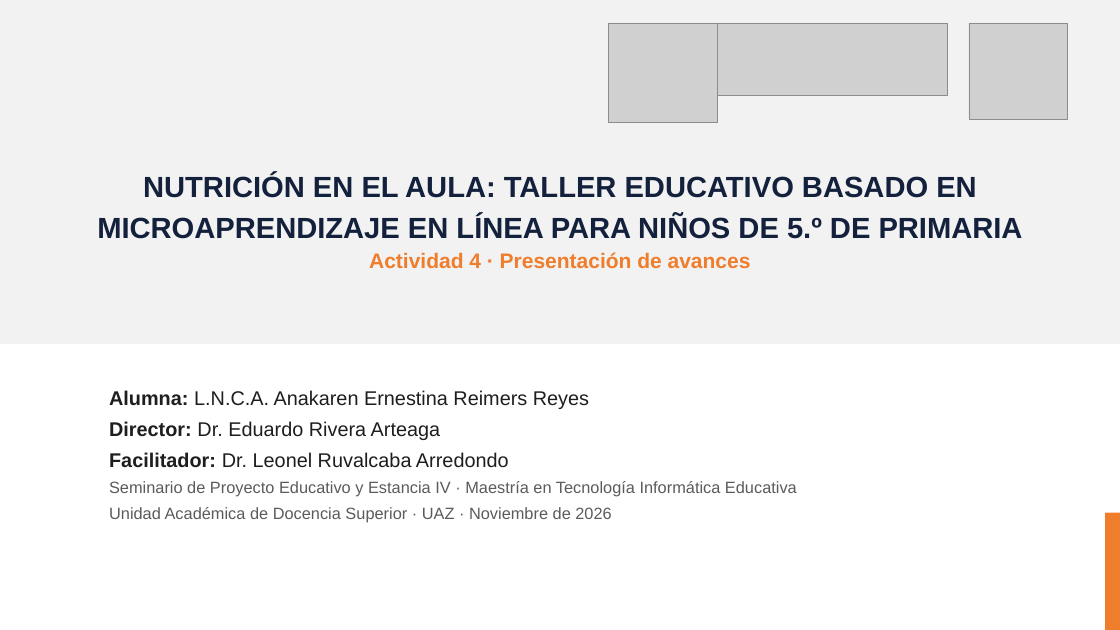
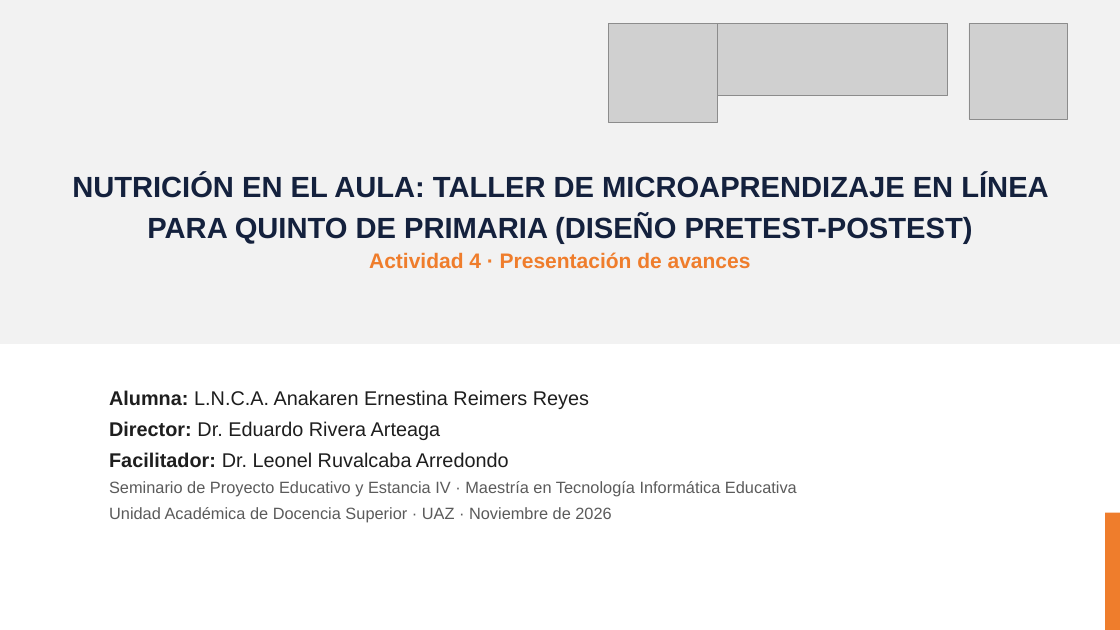
Before and after one commit to dreimers178/Finanzas, a slide deck: slide 1 of protocolo-MTIE/actividad4/Actividad4_Presentacion_avances_Reimers.pptx. Drawn at 1120x630 pixels with LibreOffice and Linux fonts; fonts in the diff are those of the drawing; grey boxes stand for pictures. Boxes give left, top, right and bottom in pixels: in the first picture for what was removed or moved away, otherwise in the second. Text is boxed around its words. In the diff, an @@ line names an element or a change of style, - is before the commit and + after.

```diff
--- a/protocolo-MTIE/actividad4/Actividad4_Presentacion_avances_Reimers.pptx
+++ b/protocolo-MTIE/actividad4/Actividad4_Presentacion_avances_Reimers.pptx
@@ text at <box>72,175,1048,244</box>: text changed @@
-NUTRICIÓN EN EL AULA: TALLER EDUCATIVO BASADO EN MICROAPRENDIZAJE EN LÍNEA PARA NIÑOS DE 5.º DE PRIMARIA
+NUTRICIÓN EN EL AULA: TALLER DE MICROAPRENDIZAJE EN LÍNEA PARA QUINTO DE PRIMARIA (DISEÑO PRETEST-POSTEST)
```
Also in this commit, not shown: 11 other slides changed, 9 other files.
